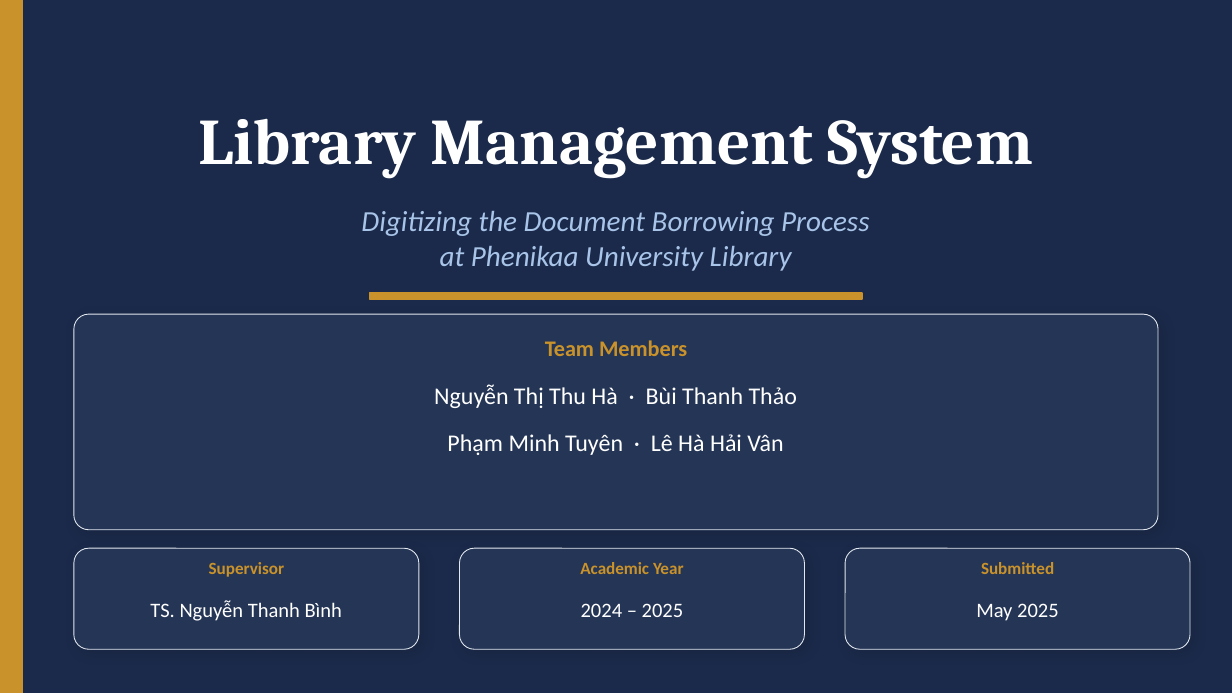
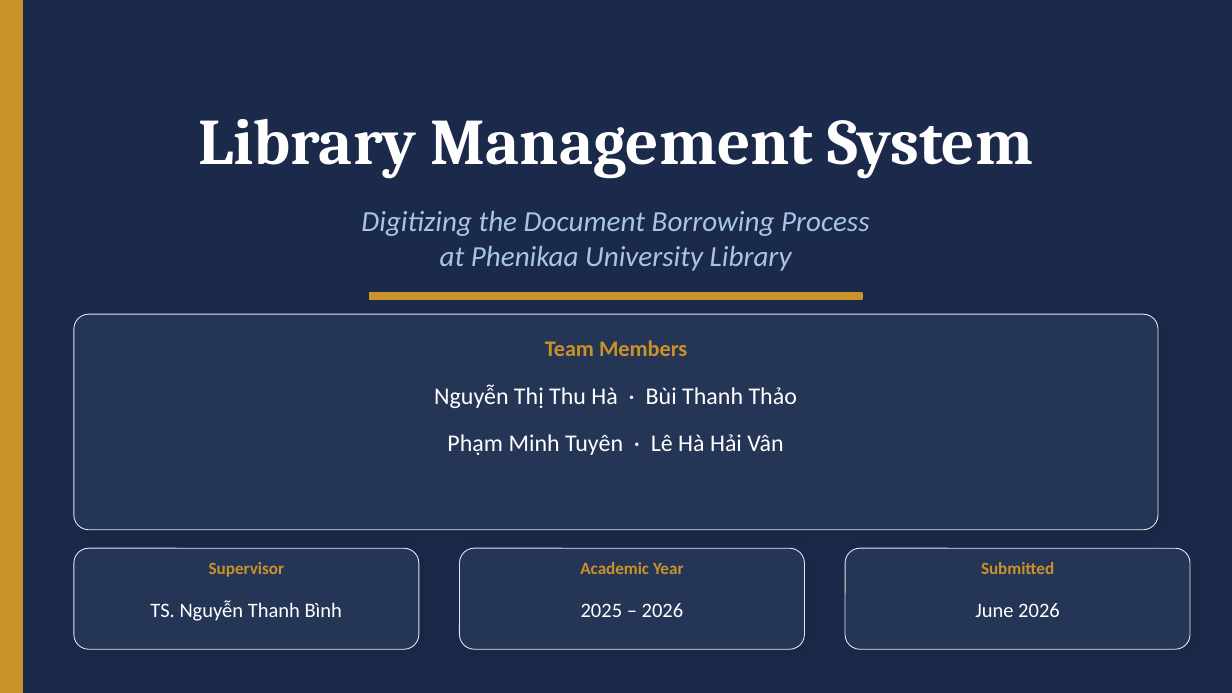
Before and after one commit to tuyenpham2409/library-management, a slide deck: slide 1 of FinalPresentation_LibraryManagement.pptx. Drawn at 1232x693 pixels with LibreOffice and Linux fonts; fonts in the diff are those of the drawing. Boxes give left, top, right and bottom in pixels: in the first picture for what was removed or moved away, otherwise in the second. Text is boxed around its words. In the diff, an @@ line names an element or a change of style, - is before the commit and + after.

```diff
--- a/FinalPresentation_LibraryManagement.pptx
+++ b/FinalPresentation_LibraryManagement.pptx
@@ text at [581, 603, 684, 617]: text changed @@
-2024 – 2025
+2025 – 2026
@@ text at [975, 603, 1060, 617]: text changed @@
-May 2025
+June 2026
```
Also in this commit, not shown: 1 other file.
